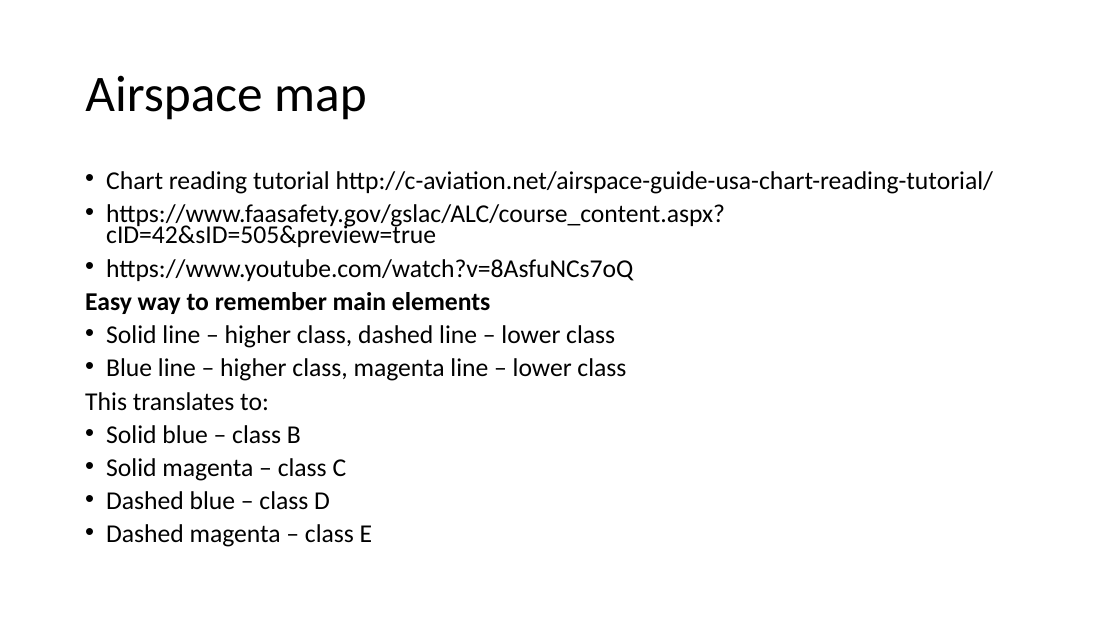
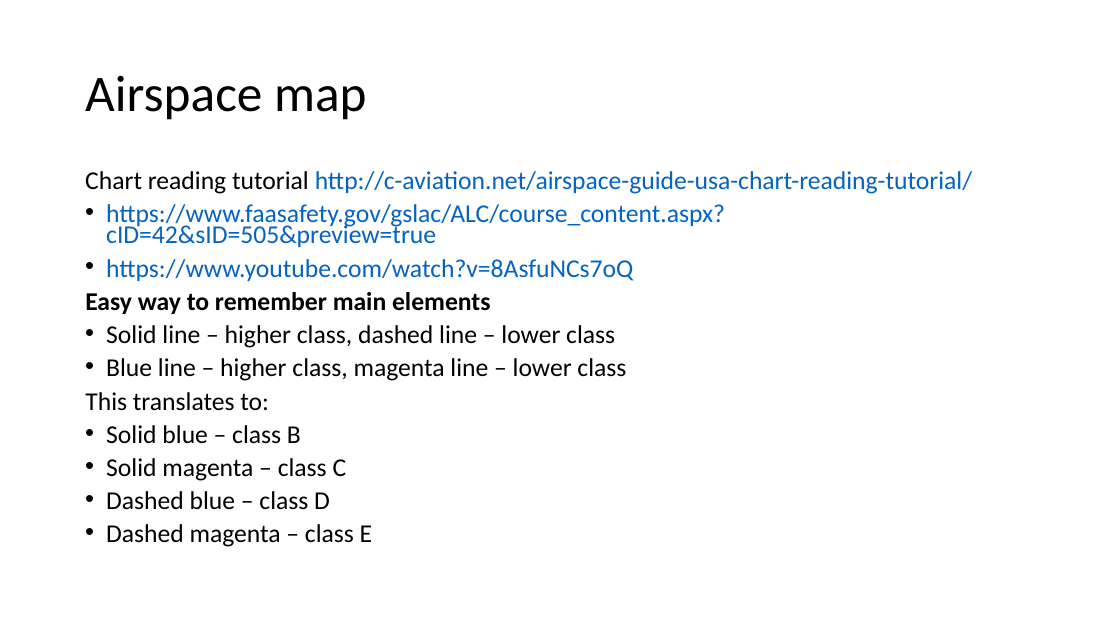
Before and after one commit to ncsu-geoforall-lab/uav-lidar-analytics-course, a slide deck: slide 13 of lectures/rules.ppt (slide 17 before the commit). Drawn at 1120x630 pixels with LibreOffice and Linux fonts; fonts in the diff are those of the drawing. Boxes give left, top, right and bottom in pixels: in the first picture for what was removed or moved away, otherwise in the second. Text is boxed around its words. In the diff, an @@ line names an element or a change of style, - is before the commit and + after.

```diff
--- a/lectures/rules.ppt
+++ b/lectures/rules.ppt
@@ text "Chart reading tutorial http://c-aviation.net/airspace-guide- ..." at (x1=85, y1=171, x2=972, y2=547): text colour #000000 to #0563C1 in "http://c-aviation.net/airspace-guide-usa-chart-reading-tutor ...", "https://www.faasafety.gov/gslac/ALC/course_content.aspx?cID= ...", "https://www.youtube.com/watch?v=8AsfuNCs7oQ"; bullet • to none @@
```
Also in this commit, not shown: 10 other slides changed, 2 slides added, 11 other files.
